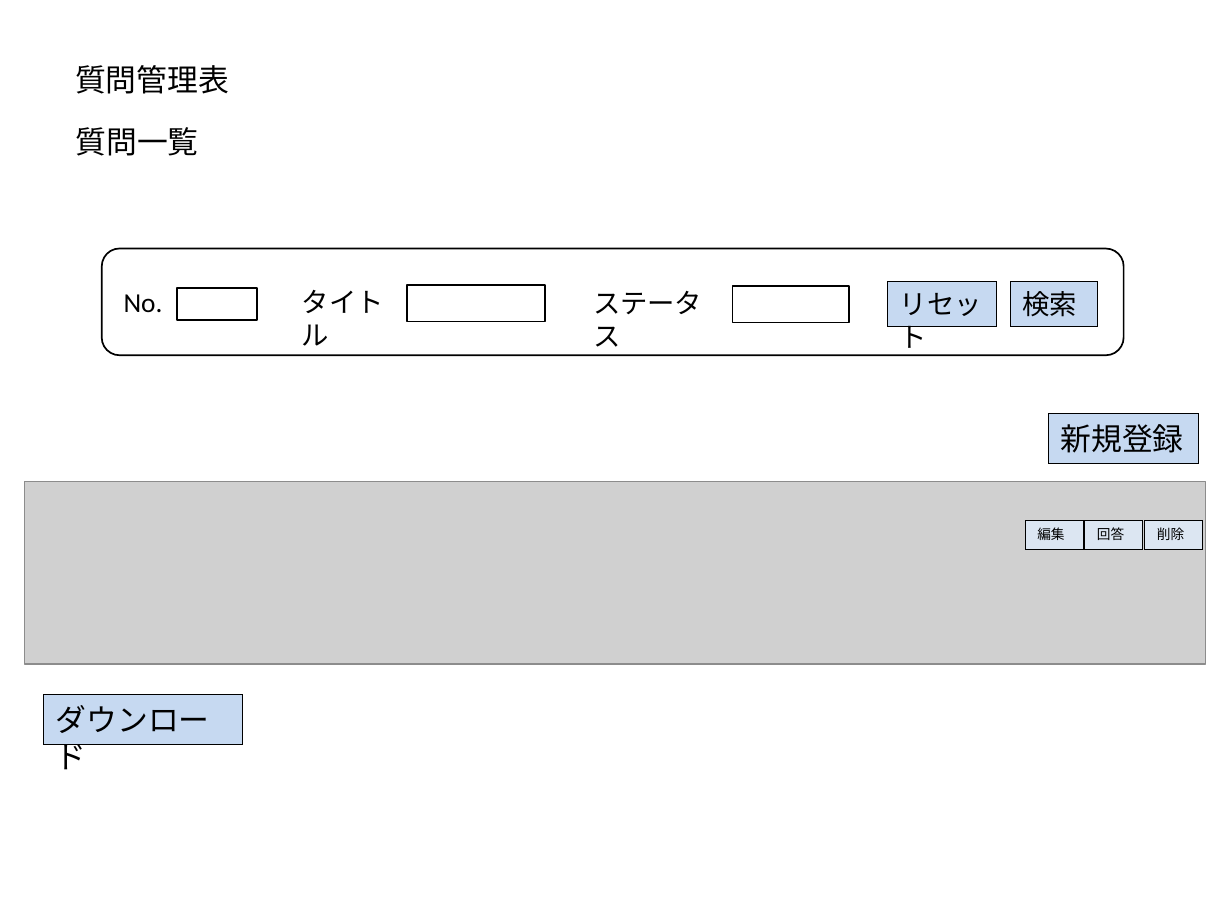
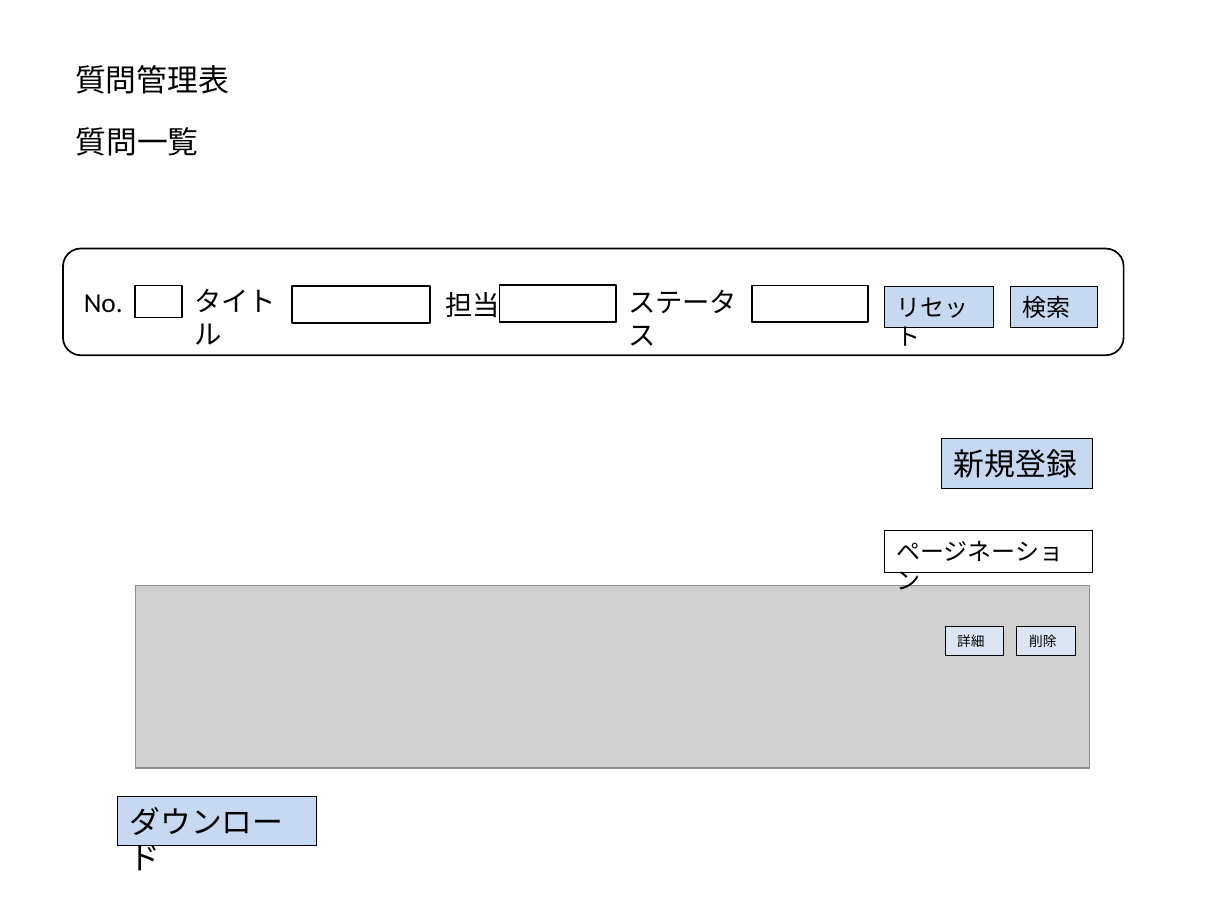
Before and after one commit to t-shimada/qa-docs, a slide deck: slide 1 of 画面一覧.pptx. Drawn at 1232x924 pixels with LibreOffice and Linux fonts; fonts in the diff are those of the drawing; grey boxes stand for pictures. Boxes give left, top, right and bottom in pixels: in the first picture for what was removed or moved away, otherwise in the second. Text is boxed around its words. In the diff, an @@ line names an element or a change of style, - is before the commit and + after.

```diff
--- a/画面一覧.pptx
+++ b/画面一覧.pptx
@@ rounded rectangle: place and size @@
-rounded rectangle at <box>102,249,1124,356</box>
+rounded rectangle at <box>63,249,1124,356</box>
@@ text "No.": place and size @@
-text "No." at <box>124,294,163,312</box>
+text "No." at <box>84,294,123,313</box>
@@ rectangle: place and size @@
-rectangle at <box>177,288,257,320</box>
+rectangle at <box>136,286,182,318</box>
@@ text "タイトル": place and size @@
-text "タイトル" at <box>302,290,384,346</box>
+text "タイトル" at <box>194,289,276,345</box>
@@ rectangle: place and size @@
-rectangle at <box>407,285,545,322</box>
+rectangle at <box>292,286,430,323</box>
@@ text added at <box>445,287,500,322</box>, 16 pt, text #000000 @@
+担当
@@ rectangle added at <box>500,286,616,323</box>, fill #FFFFFF, outline #000000 1 pt @@
@@ text "ステータス": place and size @@
-text "ステータス" at <box>593,291,702,347</box>
+text "ステータス" at <box>628,290,737,346</box>
@@ rectangle: place and size @@
-rectangle at <box>732,286,848,323</box>
+rectangle at <box>752,286,867,323</box>
@@ rectangle "リセット": place and size @@
-rectangle "リセット" at <box>887,281,997,326</box>
+rectangle "リセット" at <box>885,287,994,329</box>
@@ rectangle "リセット" at <box>885,287,994,329</box>: size 16 to 14 pt @@
@@ rectangle "検索": place and size @@
-rectangle "検索" at <box>1010,281,1098,326</box>
+rectangle "検索" at <box>1010,287,1098,329</box>
@@ rectangle "検索" at <box>1010,287,1098,329</box>: size 16 to 14 pt @@
@@ rectangle "新規登録": place and size @@
-rectangle "新規登録" at <box>1048,414,1199,463</box>
+rectangle "新規登録" at <box>941,439,1092,488</box>
@@ rectangle added at <box>885,531,1093,573</box>, outline #000000 0.75 pt, 14 pt, text #000000 @@
+ページネーション
@@ rectangle removed at <box>1085,520,1143,549</box> @@
-回答
@@ picture: place and size @@
-picture at <box>25,482,1206,664</box>
+picture at <box>136,585,1090,768</box>
@@ rectangle "詳細": place and size @@
-rectangle "詳細" at <box>1025,520,1083,549</box>
+rectangle "詳細" at <box>945,627,1003,657</box>
@@ rectangle "削除": place and size @@
-rectangle "削除" at <box>1145,520,1202,549</box>
+rectangle "削除" at <box>1016,627,1074,657</box>
@@ text in rectangle at <box>957,634,984,647</box>: text changed @@
-編集
+詳細
@@ rectangle "ダウンロード": place and size @@
-rectangle "ダウンロード" at <box>43,695,241,744</box>
+rectangle "ダウンロード" at <box>117,796,315,845</box>
```
Also in this commit, not shown: 4 other slides changed, 2 slides added, 3 other files.
